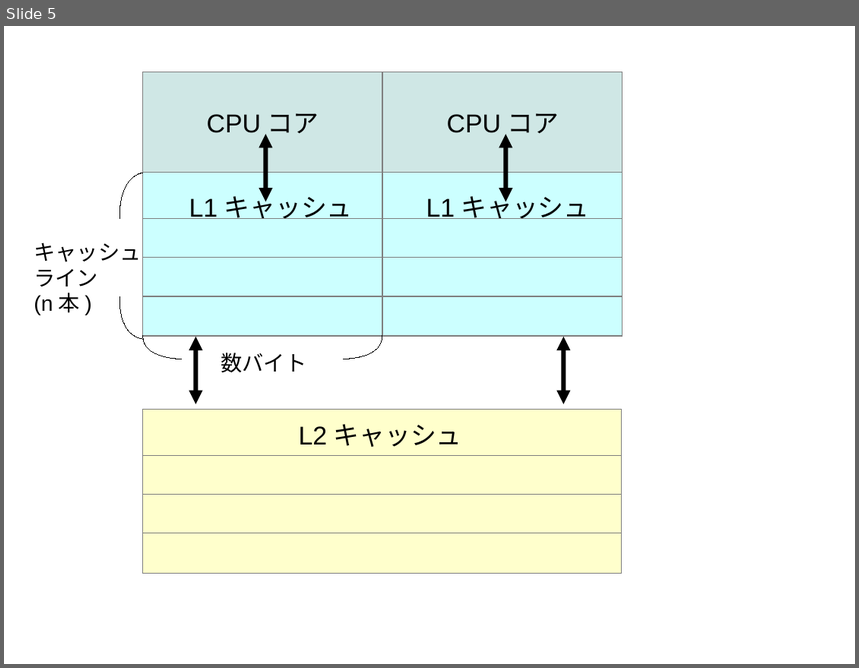
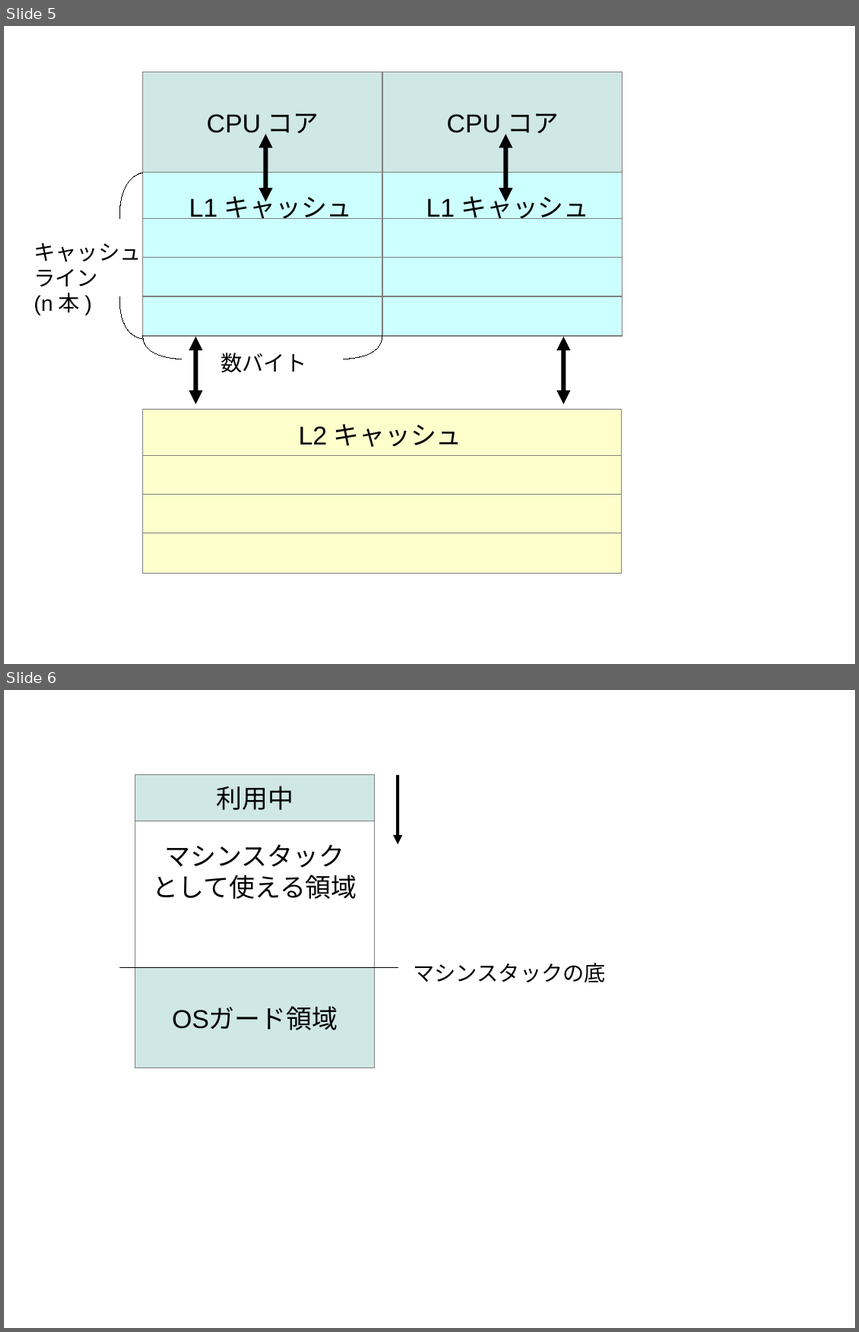
Before and after one commit to authorNari/g1gc-impl-book, a slide deck: misc/g1gc.odp. Shown one above the other, each under a label of ours: slide 5 before the commit, slides 5 and 6 after it. The pictures are 859x668 and 859x1332 pixels, drawn with LibreOffice and Linux fonts; fonts in the diff are those of the drawing. Boxes give left, top, right and bottom in pixels: in the first picture for what was removed or moved away, otherwise in the second. Text is boxed around its words. In the diff, an @@ line names an element or a change of style, - is before the commit and + after.

Commit message:
スタックのガード領域を追加

```diff
--- a/misc/g1gc.odp
+++ b/misc/g1gc.odp
@@ slide 6 added at <box>4,690,855,1328</box>, background #FFFFFF @@
@@ rectangle added at <box>135,775,375,968</box>, outline #808080 0 pt, 24 pt, text #000000 @@
+マシンスタック
+として使える領域
@@ rectangle added at <box>135,775,375,821</box>, fill #CFE7E5, outline #808080 0 pt, 24 pt, text #000000 @@
+利用中
@@ arrow added from (398, 775) to (398, 844), #000000 2.89 pt @@
@@ text added at <box>413,963,606,983</box>, 20 pt, text #000000 @@
+マシンスタックの底
@@ line added from (120, 968) to (398, 968), #000000 0 pt @@
@@ rectangle added at <box>135,968,375,1068</box>, fill #CFE7E5, outline #808080 0 pt, 24 pt, text #000000 @@
+OSガード領域
```
Also in this commit, not shown: 1 other slide added, 3 other files.
